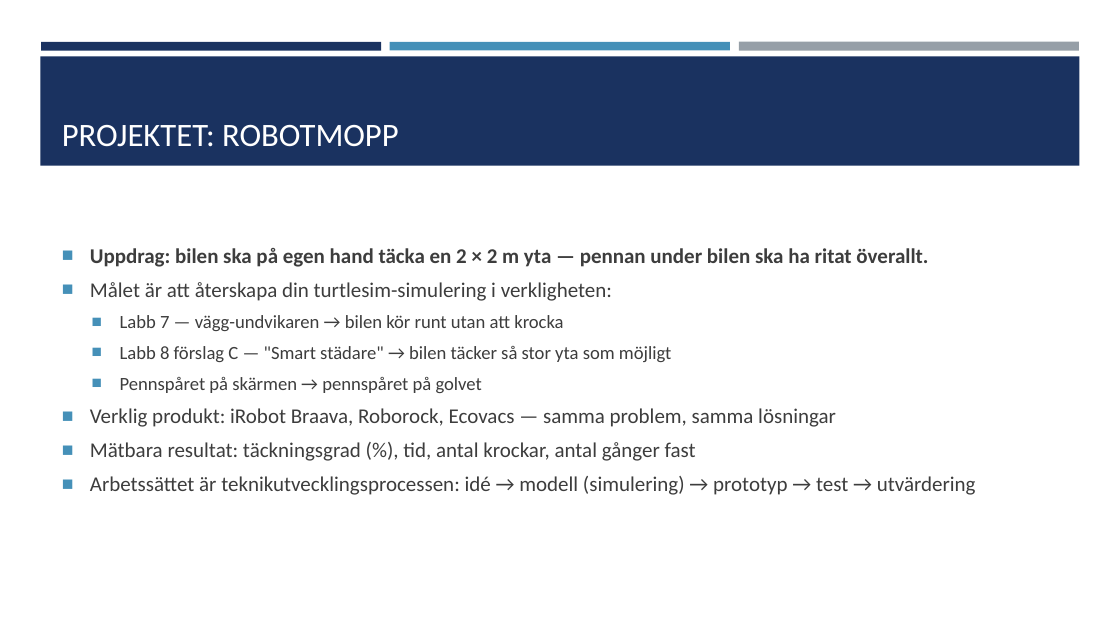
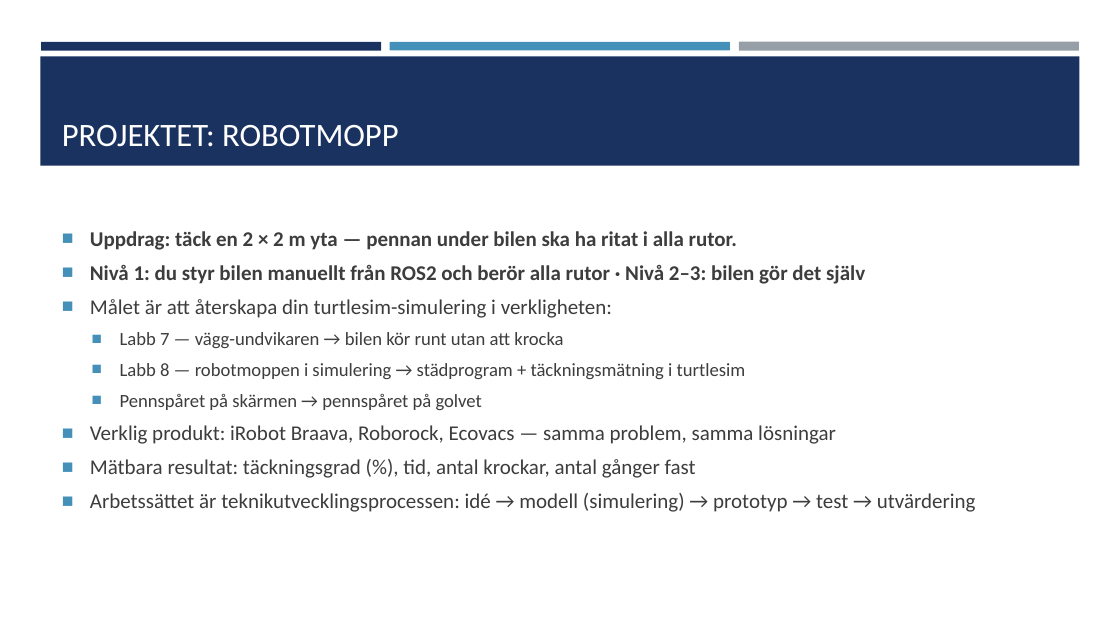
Before and after one commit to abbjetmus/ROS2, a slide deck: slide 4 of Driverbot250s-ROS2.pptx. Drawn at 1120x630 pixels with LibreOffice and Linux fonts; fonts in the diff are those of the drawing. Boxes give left, top, right and bottom in pixels: in the first picture for what was removed or moved away, otherwise in the second. Text is boxed around its words. In the diff, an @@ line names an element or a change of style, - is before the commit and + after.

```diff
--- a/Driverbot250s-ROS2.pptx
+++ b/Driverbot250s-ROS2.pptx
@@ text at (x1=90, y1=231, x2=865, y2=284): text changed @@
-■ Uppdrag: bilen ska på egen hand täcka en 2 × 2 m yta — pennan under bilen ska ha ritat överallt.
+■ Uppdrag: täck en 2 × 2 m yta — pennan under bilen ska ha ritat i alla rutor.
+■ Nivå 1: du styr bilen manuellt från ROS2 och berör alla rutor · Nivå 2–3: bilen gör det själv
@@ text at (x1=120, y1=363, x2=746, y2=379): text changed @@
-  ■ Labb 8 förslag C — "Smart städare" → bilen täcker så stor yta som möjligt
+  ■ Labb 8 — robotmoppen i simulering → städprogram + täckningsmätning i turtlesim
```
Also in this commit, not shown: 4 other slides changed, 5 other files.
